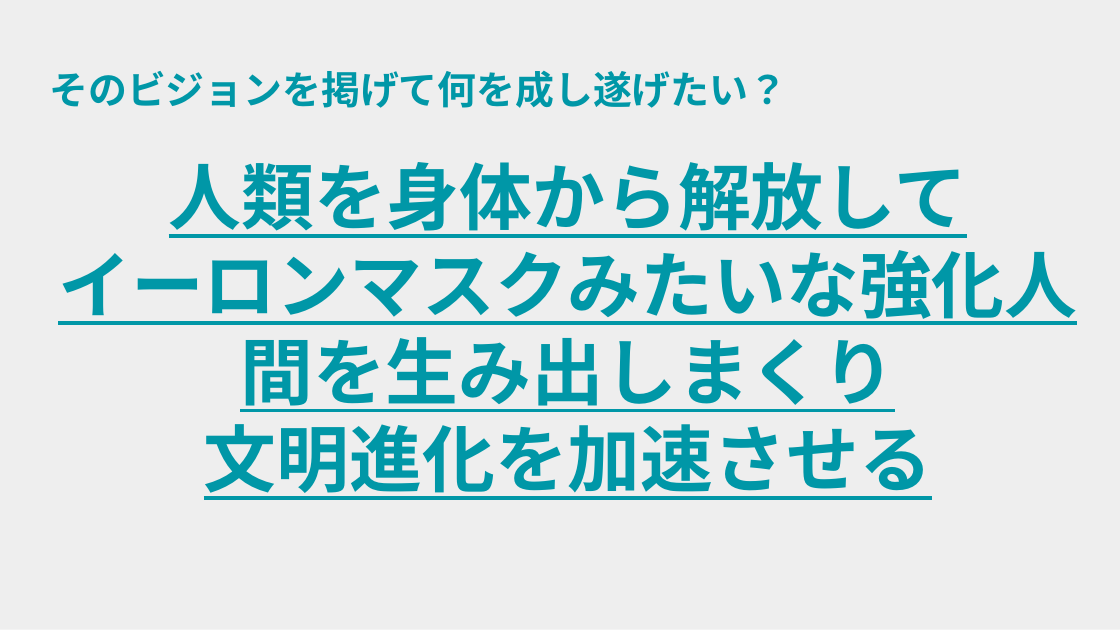
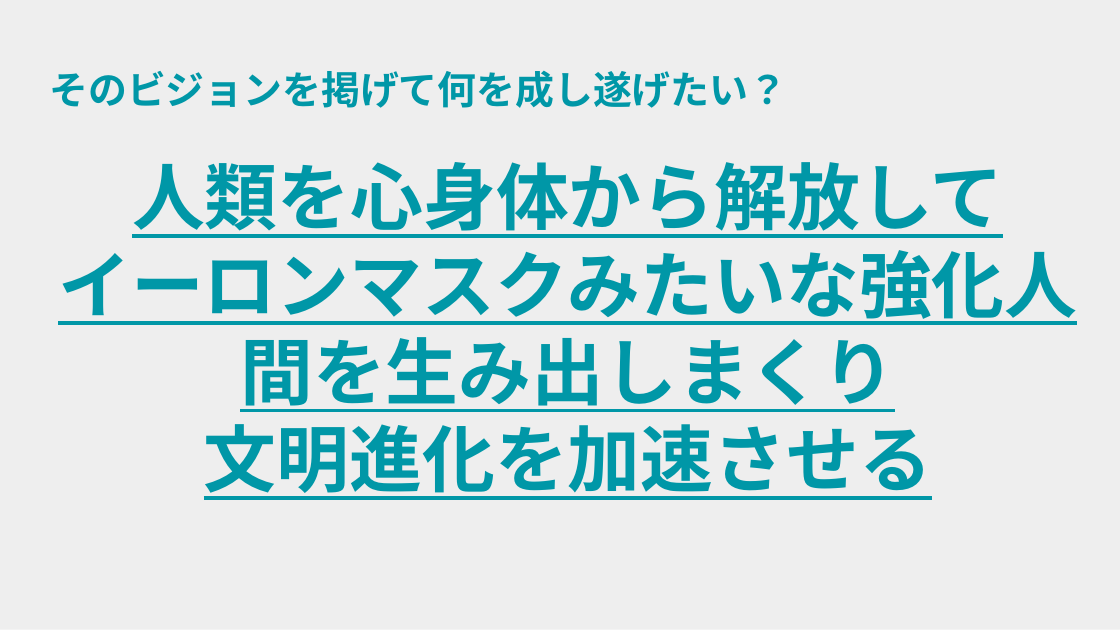
Before and after one commit to gakutosasabe/Reserch, a slide deck: slide 4 of BodyExpendReserch/世界観構築/身体拡張ビジョン.pptx. Drawn at 1120x630 pixels with LibreOffice and Linux fonts; fonts in the diff are those of the drawing. Boxes give left, top, right and bottom in pixels: in the first picture for what was removed or moved away, otherwise in the second. Text is boxed around its words. In the diff, an @@ line names an element or a change of style, - is before the commit and + after.

Commit message:
身体拡張ビジョンにマイルストーンを追加

```diff
--- a/BodyExpendReserch/世界観構築/身体拡張ビジョン.pptx
+++ b/BodyExpendReserch/世界観構築/身体拡張ビジョン.pptx
@@ title at bbox=[132, 162, 1003, 238]: text changed @@
-人類を身体から解放して
+人類を心身体から解放して
```
Also in this commit, not shown: 3 other slides changed, 5 slides added.
